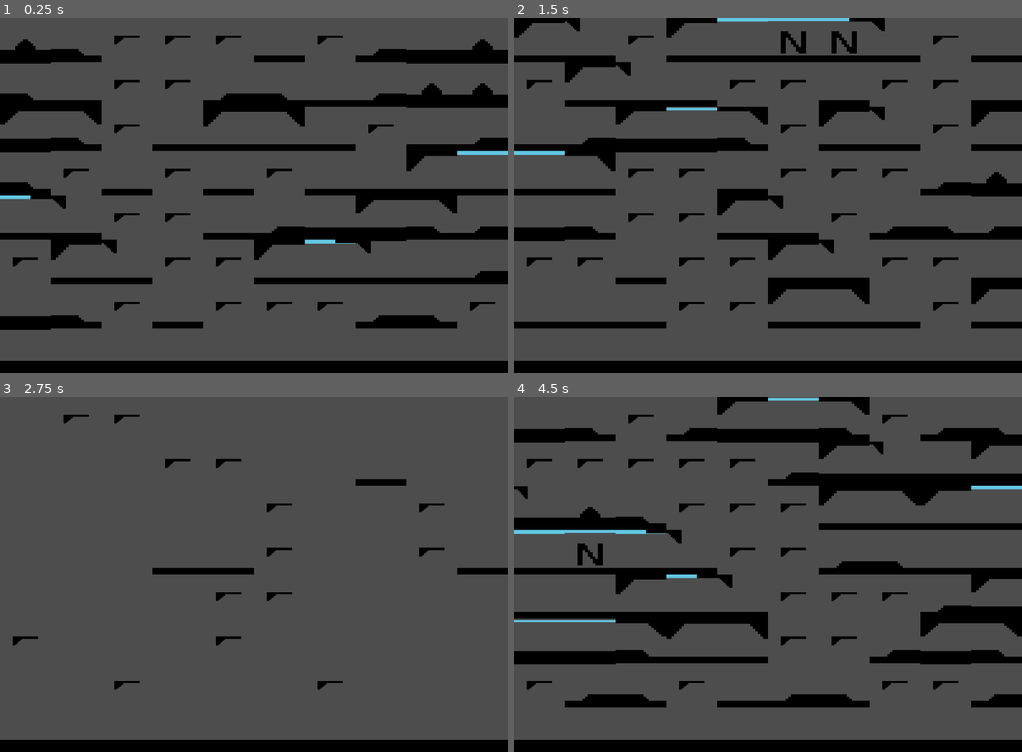
Above: before the commit, frames 1-4 (two rows, left to right).
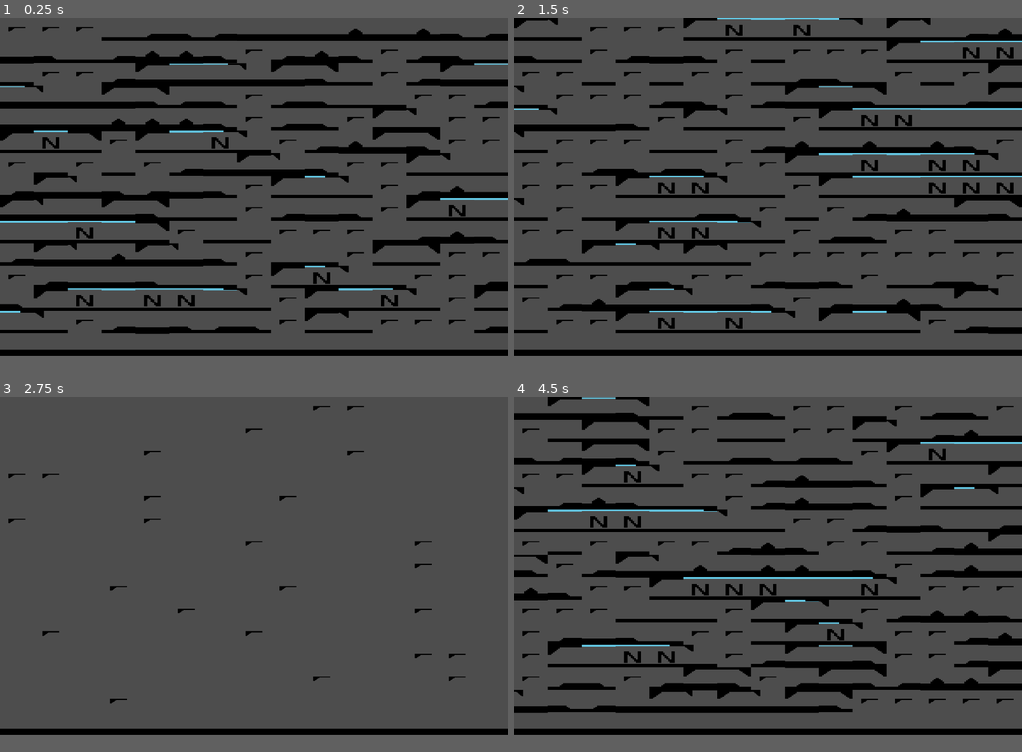
Above: after the commit, the same moments.

Repository: Deiuca/WaveFunctionCollapse
Game: Godot game, scene res://progetto.tscn
The game is run twice, just before and just after one commit, with the same random seed, the same clock (stepped at 60 frames per second) and the same inputs.
Inputs:
- Up to frame 1 (0.25 s): no input
- Up to frame 2 (1.5 s): tap Enter at 0.5 s; hold R 0.53-1.28 s; tap R at 1.35 s
- Up to frame 3 (2.75 s): tap Space at 2 s; hold R from 2.03 s (still down)
- Up to frame 4 (4.5 s): release R at 2.78 s; tap R at 2.85, 4.35 s; tap Enter at 3.5 s; hold R 3.53-4.28 s
In our replay, the window is 800x560 before the commit and 800x533 after it. These sizes can differ from the game's own. Grey fills any space a smaller window leaves; there, only what the larger window draws over its background counts as a difference.

The runs differ from the first frame. In frame 1, 33% of the frame differs, in the area x 0-100%, y 2-97%; in frame 2, 31%; in frame 3, 5.3%; in frame 4, 34%, in the area x 0-100%, y 0-97%.

Commit message:
Commit prima di transform in WFC

Diff:
--- a/Generatore_livello.gd
+++ b/Generatore_livello.gd
@@ -78,10 +78,10 @@
 		if (indx+(self.width)) < self.celle.size() and (indx+(self.width))/self.width == (indx+(self.width+1))/self.width:
 			cella.vicini[7] = self.celle[indx+(self.width+1)]
 
-	#Collassa at random in pavimento
-	for i in range(0, 8):
-		var randIndx = randomGenerator.randi_range(self.width, (self.width*self.height)-self.width)
-		self.celle[randIndx].set_prefab($Prefab_Utilizzati/Pavimento)
+	##Collassa at random in pavimento
+	#for i in range(0, 8):
+		#var randIndx = randomGenerator.randi_range(self.width, (self.width*self.height)-self.width)
+		#self.celle[randIndx].set_prefab($Prefab_Utilizzati/Pavimento)
 
 	#Collassa aria per garantire percorso
 	for i in range(self.height-1):
--- a/progetto.tscn
+++ b/progetto.tscn
@@ -8,5 +8,6 @@
 
 [node name="Generatore Livello" parent="." instance=ExtResource("1_sds8f")]
 position = Vector2(2.08165e-12, 2.08165e-12)
-height = 8
+width = 15
+height = 15
 generator_seed = 318
--- a/project.godot
+++ b/project.godot
@@ -21,8 +21,8 @@
 
 [display]
 
-window/size/viewport_width=1000
-window/size/viewport_height=700
+window/size/viewport_width=1500
+window/size/viewport_height=1000
 
 [rendering]
 
Not shown, changed: .DS_Store
Not shown, changed: Textures/.DS_Store
